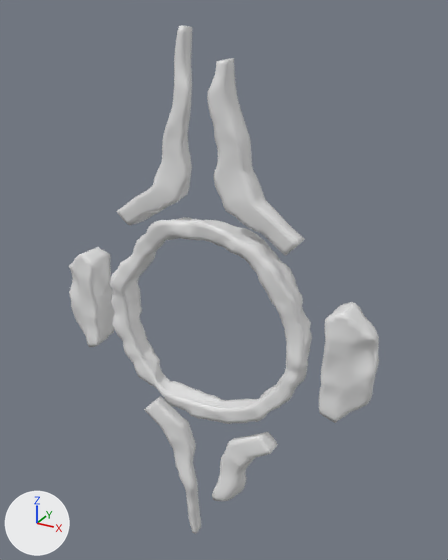
One commit to the FBX model Assets/Models/Portal/PortalMixerVerson/PortalIM_1.fbx: the scene before it, then after it.
One viewpoint serves both versions: a 50 mm camera at (6.4, -10.83, 6.66) aimed at (0.14, 0.56, 0.96). Every picture has the same lights, and +X, +Y and +Z are marked at lower left.

Objects in the first picture: 'Portal_Fork', 'Portal_Ring', 'Portal_Sides'.
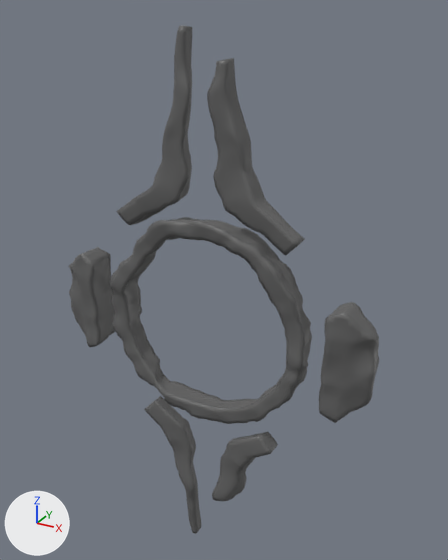
Location of each change, [x1, y1, x2, y2] in pixels of the pictures (448 x 560 px):
'Portal_Fork', recoloured: [116, 26, 305, 534] in both
'Portal_Ring', recoloured: [110, 217, 312, 424] in both
'Portal_Sides', recoloured: [69, 247, 379, 423] in both

The edits, one by one:
Material 'Default OBJ' (mat_default_obj) changes colour from white #e7e7e7 to dark grey #626262; in linear values from (0.8, 0.8, 0.8) to (0.121, 0.121, 0.121).
